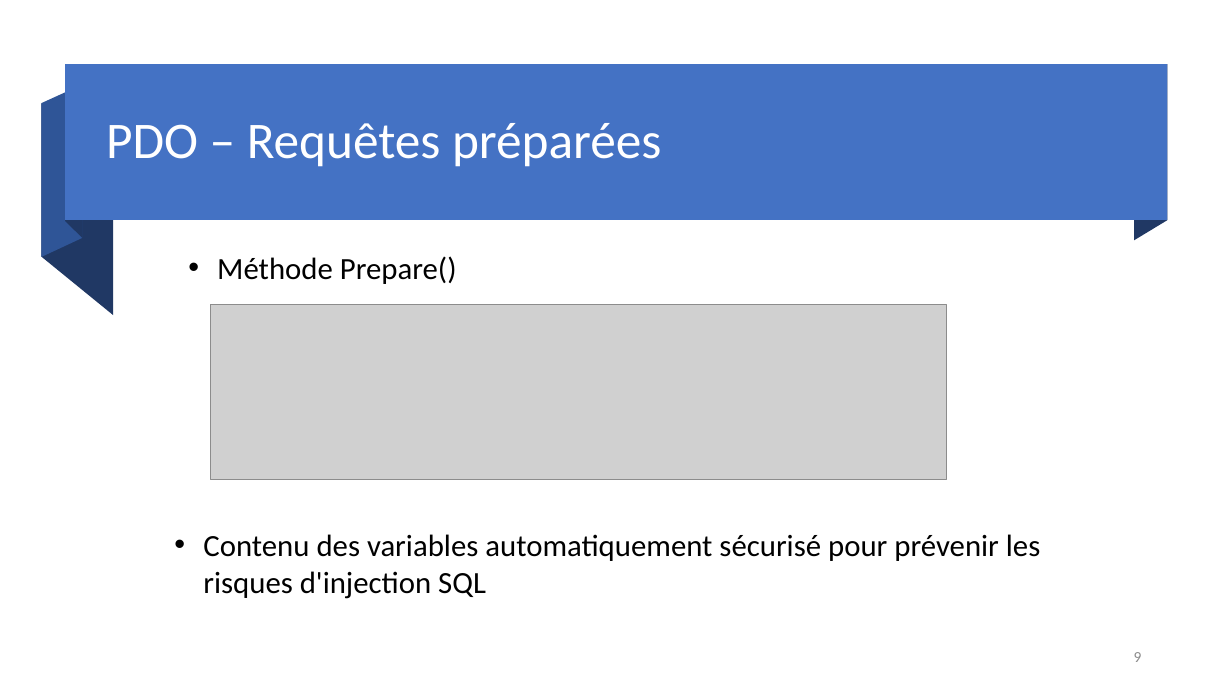
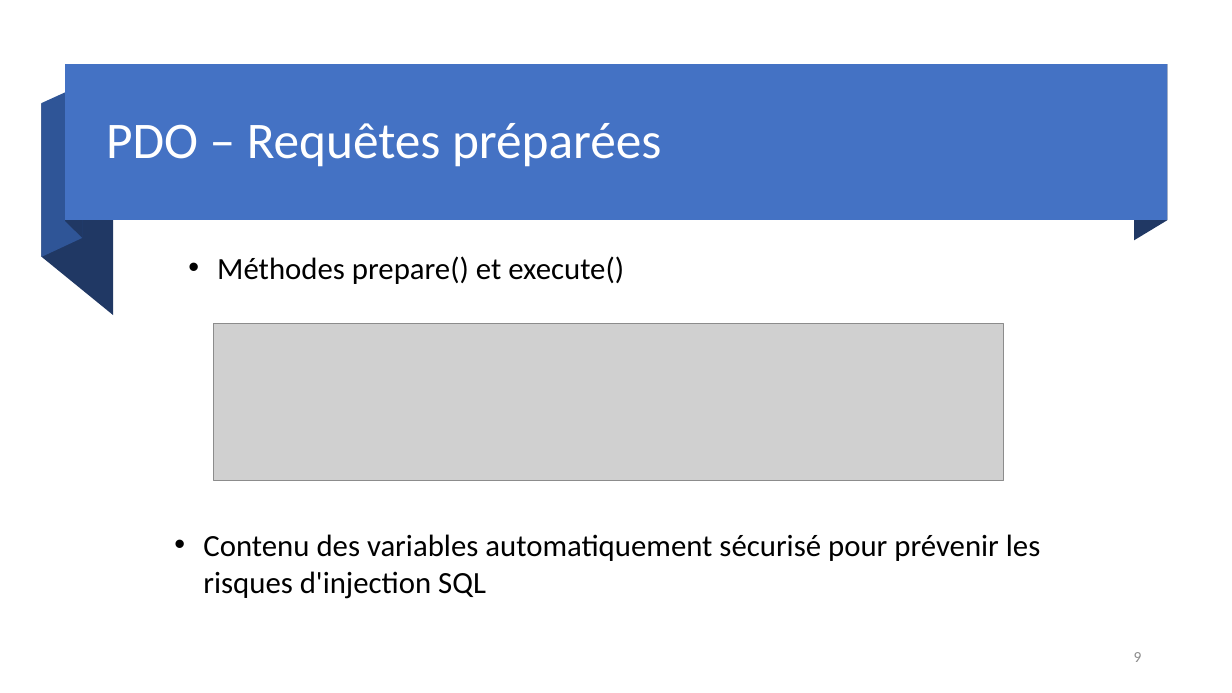
Before and after one commit to DylanMielot/FormationFormateur, a slide deck: slide 9 of Formation de formateur.pptx. Drawn at 1232x693 pixels with LibreOffice and Linux fonts; fonts in the diff are those of the drawing; grey boxes stand for pictures. Boxes give left, top, right and bottom in pixels: in the first picture for what was removed or moved away, otherwise in the second. Text is boxed around its words. In the diff, an @@ line names an element or a change of style, - is before the commit and + after.

```diff
--- a/Formation de formateur.pptx
+++ b/Formation de formateur.pptx
@@ text at (x1=217, y1=256, x2=624, y2=284): text changed @@
-• Méthode Prepare()
+• Méthodes prepare() et execute()
@@ picture resized from (x1=211, y1=304, x2=946, y2=480) to (x1=213, y1=323, x2=1004, y2=481) @@
```
Also in this commit, not shown: 5 other slides changed, 1 slide added.
